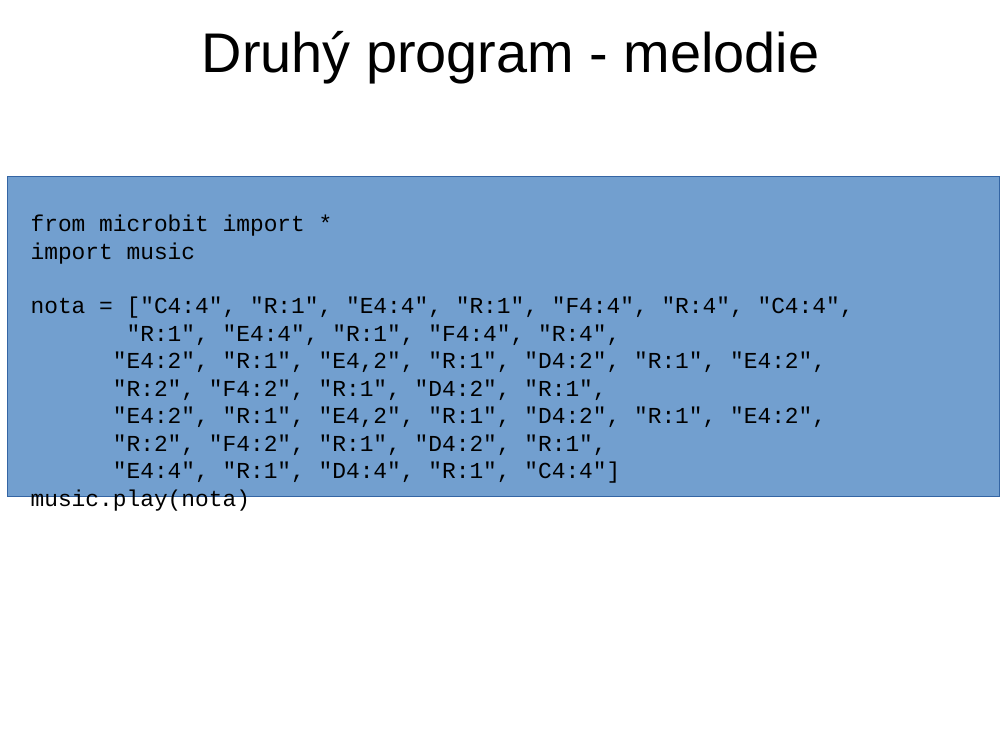
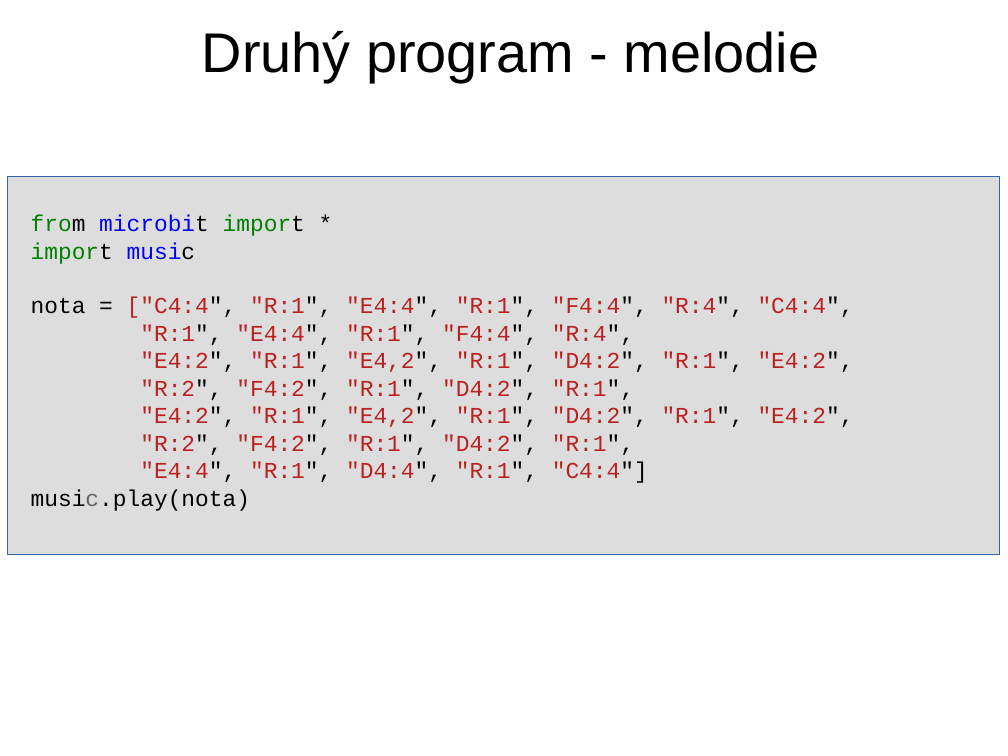
Before and after one commit to jipech/PRIM-microbit, a slide deck: slide 3 of 03-Sound/01_Pro_ucitele/Prezentace/32-zvuk.pptx. Drawn at 1008x756 pixels with LibreOffice and Linux fonts; fonts in the diff are those of the drawing; background and template pictures are left out. Boxes give left, top, right and bottom in pixels: in the first picture for what was removed or moved away, otherwise in the second. Text is boxed around its words. In the diff, an @@ line names an element or a change of style, - is before the commit and + after.

```diff
--- a/03-Sound/01_Pro_ucitele/Prezentace/32-zvuk.pptx
+++ b/03-Sound/01_Pro_ucitele/Prezentace/32-zvuk.pptx
@@ rectangle "from microbit import *": place and size @@
-rectangle "from microbit import *" at (8,177,1001,497)
+rectangle "from microbit import *" at (8,177,1001,554)
@@ rectangle "from microbit import *" at (8,177,1001,554): text colour #000000 to #008000 in "from import", "import"; text colour #000000 to #0000FF in "microbit", "music"; text colour #000000 to #BA2121 in "["C4:4", "R:1", "E4:4", "R:1", "F4:4", "R:4", "C4:4",", ""R:1", "E4:4", "R:1", "F4:4", "R:4",", ""E4:2", "R:1", "E4,2", "R:1", "D4:2", "R:1", "E4:2",", ""R:2", "F4:2", "R:1", "D4:2", "R:1"," and 3 more places; text colour #000000 to #666666 in "music.play(nota)"; fill #729FCF to #DDDDDD @@
```
Also in this commit, not shown: 1 other slide changed, 41 other files.
